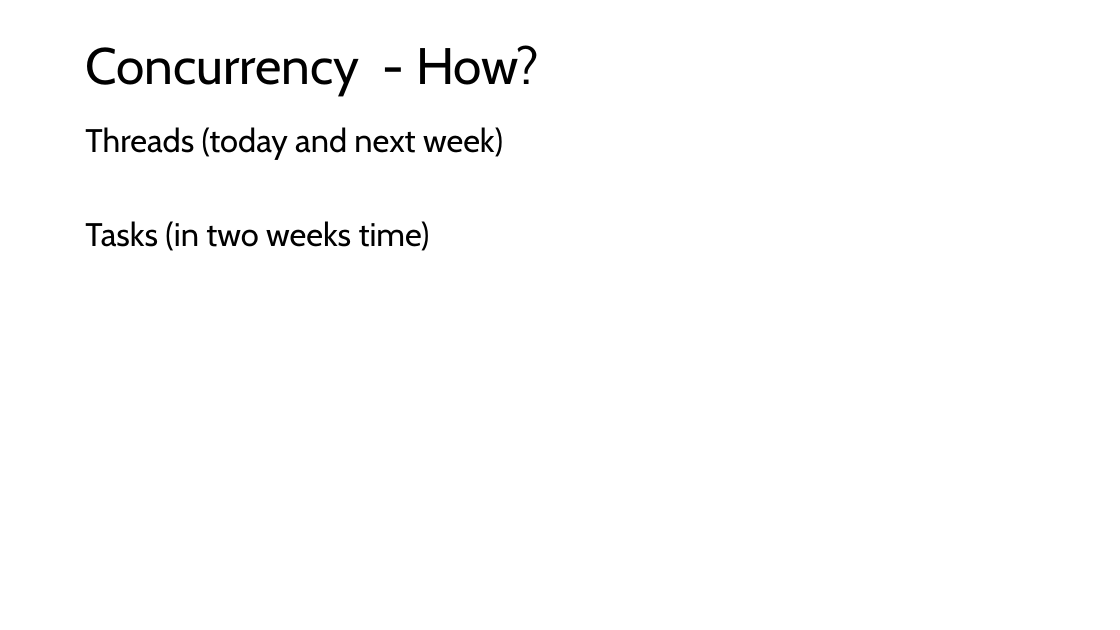
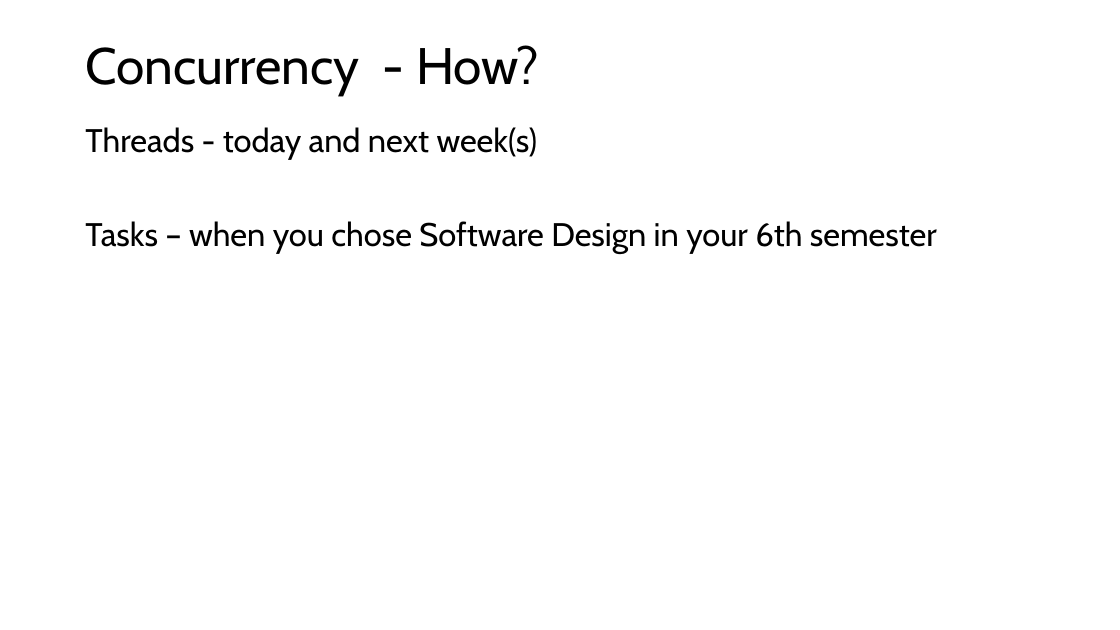
Before and after one commit to codesmurf/st3its3_teaching, a slide deck: slide 6 of 05 Parallel programming/Threading and Windows Forms.pptx. Drawn at 1120x630 pixels with LibreOffice and Linux fonts; fonts in the diff are those of the drawing. Boxes give left, top, right and bottom in pixels: in the first picture for what was removed or moved away, otherwise in the second. Text is boxed around its words. In the diff, an @@ line names an element or a change of style, - is before the commit and + after.

Commit message:
Updated to week 5 slides

```diff
--- a/05 Parallel programming/Threading and Windows Forms.pptx
+++ b/05 Parallel programming/Threading and Windows Forms.pptx
@@ text at (85, 127, 937, 254): text changed @@
-Threads (today and next week)
-Tasks (in two weeks time)
+Threads - today and next week(s)
+Tasks – when you chose Software Design in your 6th semester
```
Also in this commit, not shown: 6 other slides changed, 3 other files.
